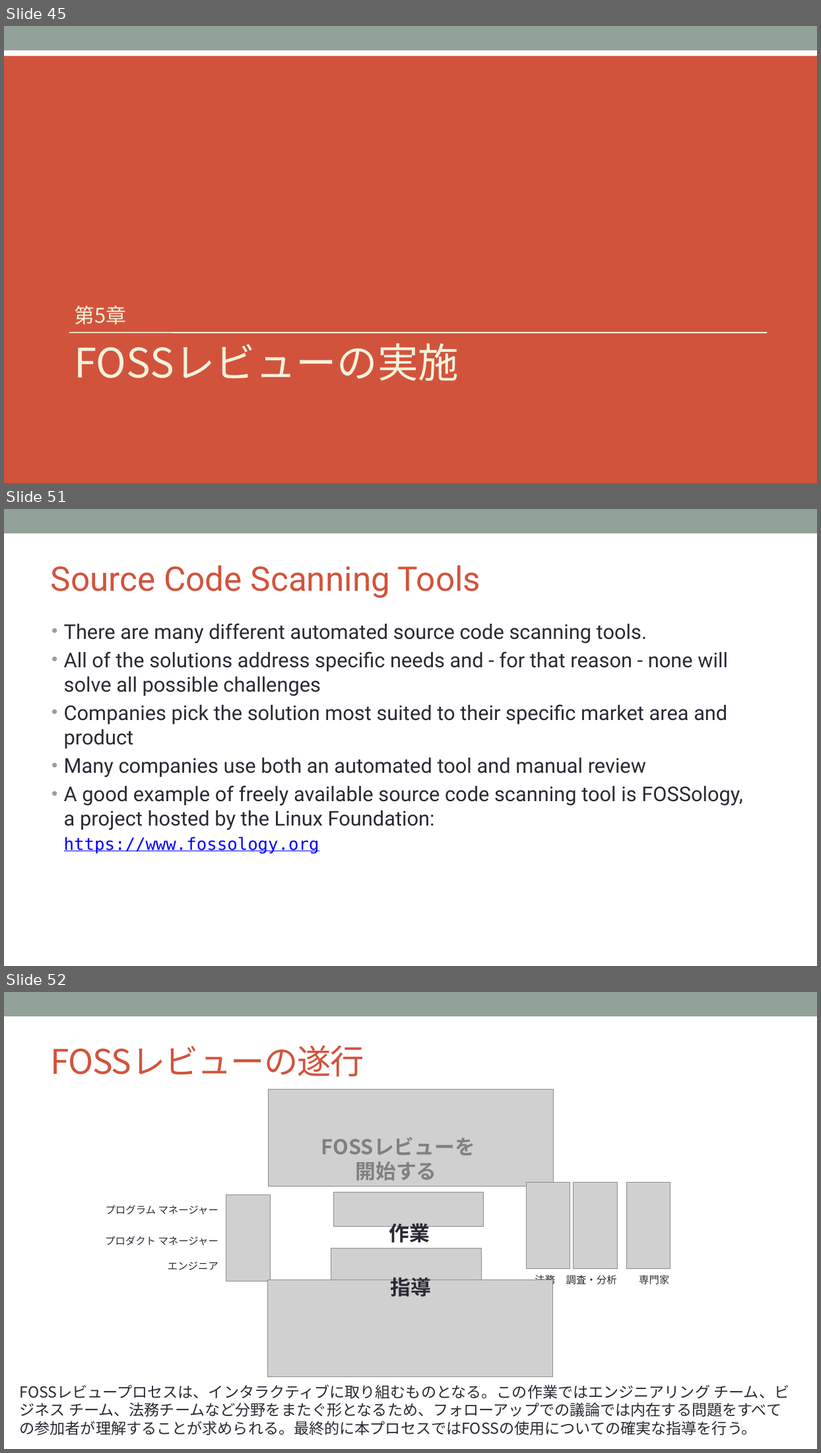
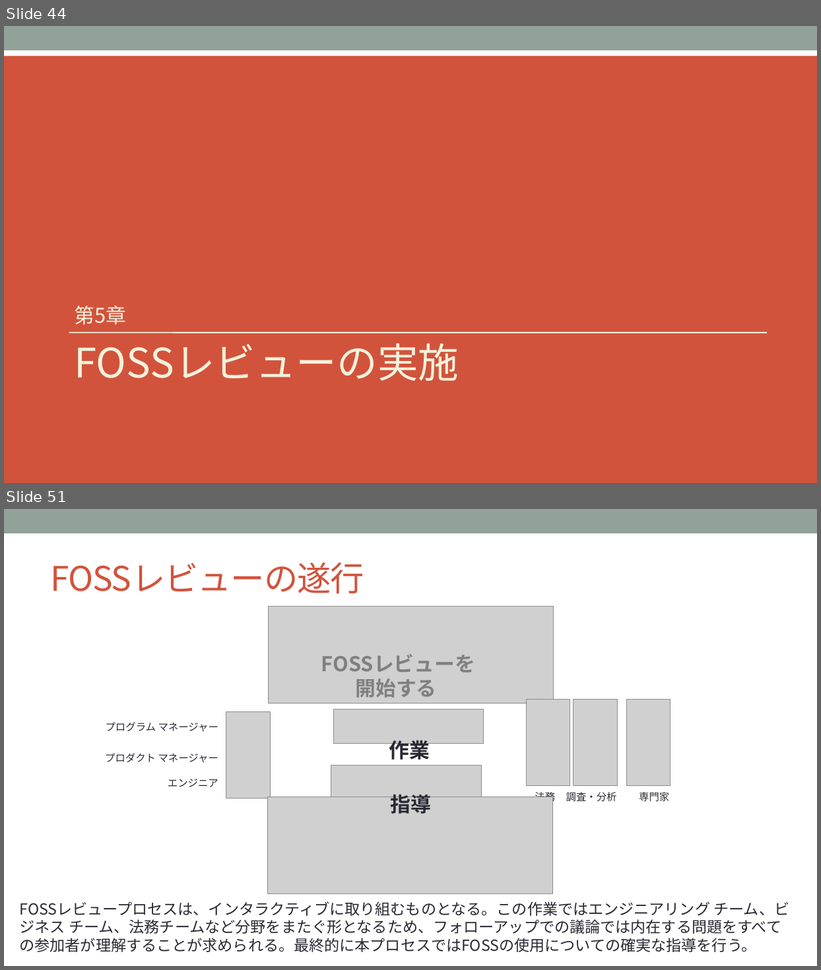
Before and after one commit to OpenChain-Project/Curriculum-Translation-JP, a slide deck: REVIEW/Version_for_v1.1/openchain-curriculum-for-1-1_JP_review_tani.pptx. Shown one above the other, each under a label of ours: slides 45, 51 and 52 before the commit, slides 44 and 51 after it; the slides between them are not shown. The pictures are 821x1453 and 821x970 pixels, drawn with LibreOffice and Linux fonts; fonts in the diff are those of the drawing; grey boxes stand for pictures; background and template pictures are left out. Boxes give left, top, right and bottom in pixels: in the first picture for what was removed or moved away, otherwise in the second. Text is boxed around its words. In the diff, an @@ line names an element or a change of style, - is before the commit and + after.

```diff
--- a/REVIEW/Version_for_v1.1/openchain-curriculum-for-1-1_JP_review_tani.pptx
+++ b/REVIEW/Version_for_v1.1/openchain-curriculum-for-1-1_JP_review_tani.pptx
@@ slide 51 removed at bbox=[4, 509, 817, 966], background #FFFFFF; not listed: 1 template element that a slide beside it also shows @@
@@ title removed at bbox=[51, 565, 481, 598] @@
-Source Code Scanning Tools
@@ text removed at bbox=[64, 623, 743, 854] @@
-• There are many different automated source code scanning tools.
-• All of the solutions address specific needs and - for that reason - none will solve all possible challenges
-• Companies pick the solution most suited to their specific market area and product
-• Many companies use both an automated tool and manual review
-• A good example of freely available source code scanning tool is FOSSology,
-  a project hosted by the Linux Foundation:
-  https://www.fossology.org
@@ what was slide 45 is now slide 44 @@
@@ what was slide 52 is now slide 51 @@
```
Also in this commit, not shown: 13 slides changed, 2 slides added, 1 other slide removed.
